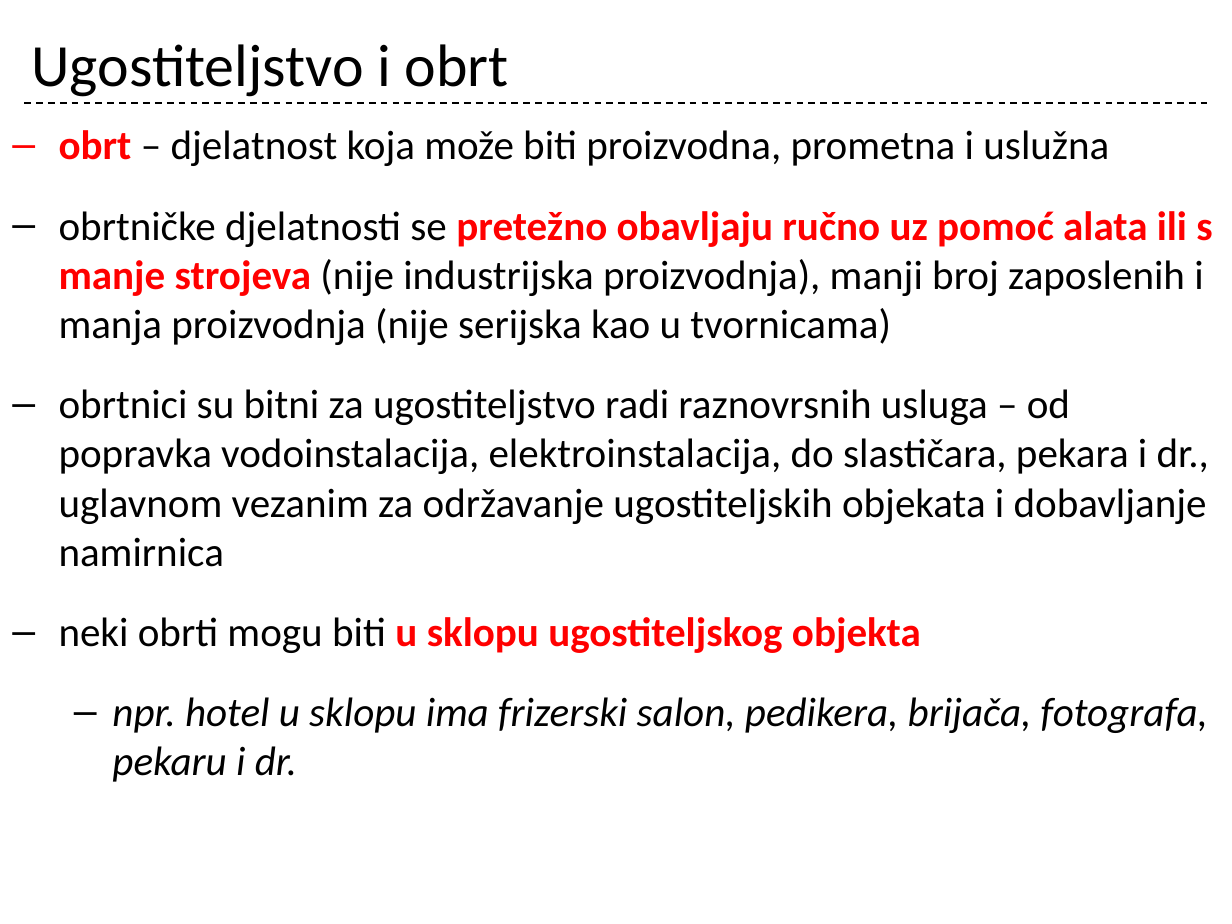
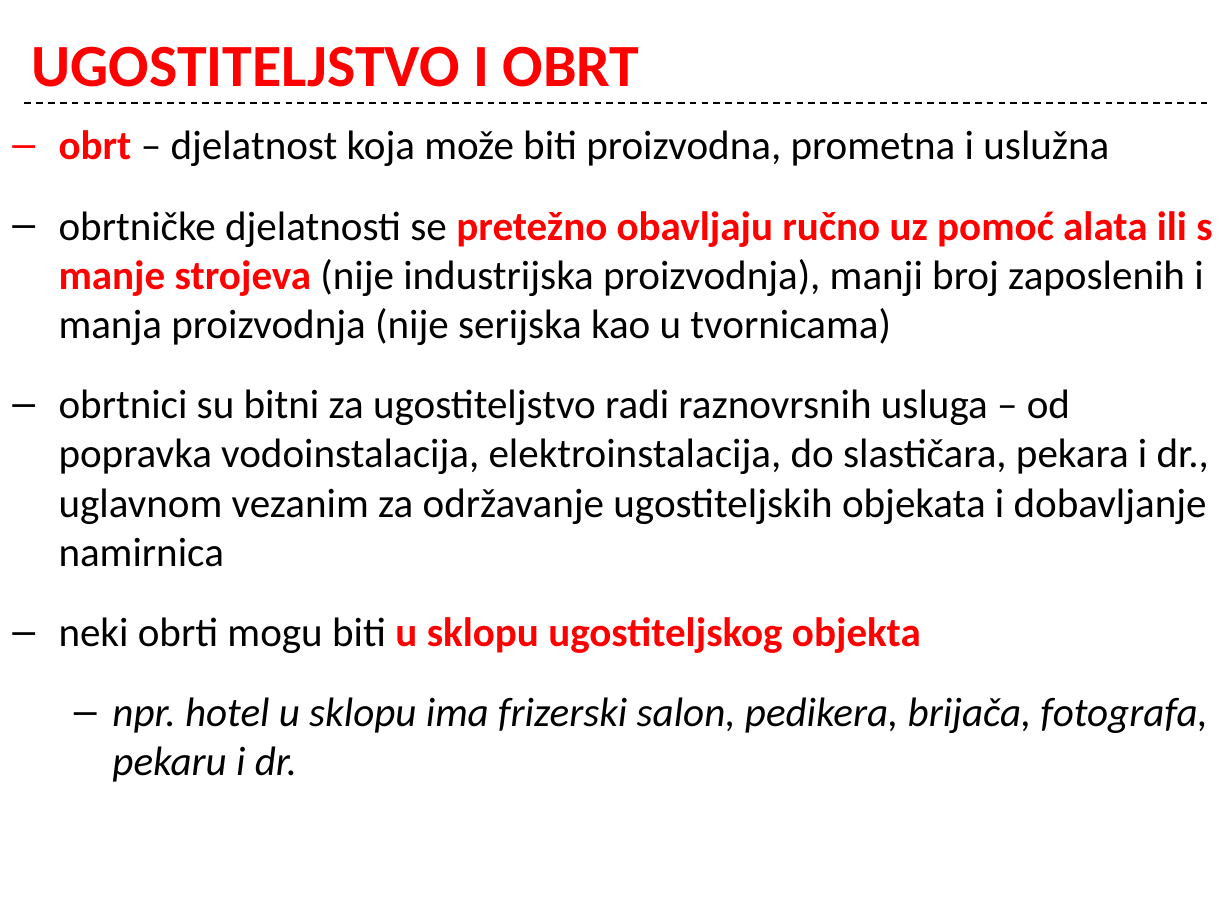
Before and after one commit to cornx/print, a slide deck: slide 23 of data/organizacija/002_Ugostiteljstvo_kao_gosp_djelatnost.pptx. Drawn at 1232x924 pixels with LibreOffice and Linux fonts; fonts in the diff are those of the drawing. Boxes give left, top, right and bottom in pixels: in the first picture for what was removed or moved away, otherwise in the second. Text is boxed around its words. In the diff, an @@ line names an element or a change of style, - is before the commit and + after.

```diff
--- a/data/organizacija/002_Ugostiteljstvo_kao_gosp_djelatnost.pptx
+++ b/data/organizacija/002_Ugostiteljstvo_kao_gosp_djelatnost.pptx
@@ title at box(32, 46, 640, 87): text changed; text colour #000000 to #FF0000; bold on @@
-Ugostiteljstvo i obrt
+UGOSTITELJSTVO I OBRT
```
Also in this commit, not shown: 24 other slides changed.
